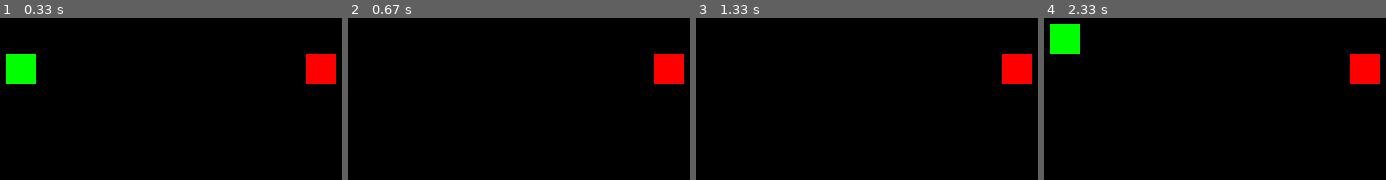
Above: before the commit, frames 1-4 (left to right).
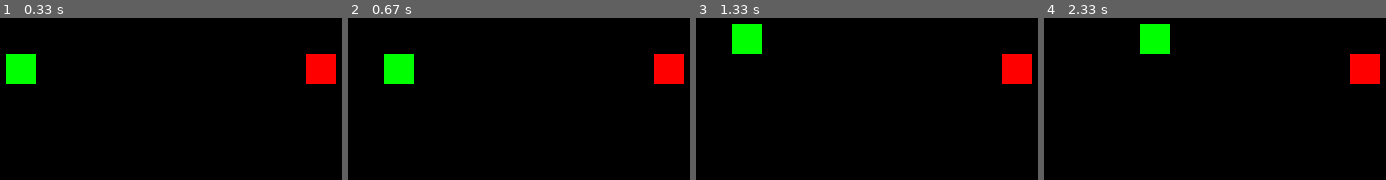
Above: after the commit, the same moments.

Repository: Theendcodeur/Snake-Python-pygame-
Game: pygame game, started from main.py
Same seed, same stepped clock (60 frames per second), same inputs: the game is played once before the commit and once after it.
Inputs:
- Up to frame 1 (0.33 s): no input
- Up to frame 2 (0.67 s): hold Right from 0.33 s (still down)
- Up to frame 3 (1.33 s): release Right at 0.8 s; hold Up 0.83-1.13 s; hold Right from 1.17 s (still down)
- Up to frame 4 (2.33 s): release Right at 1.63 s; hold Left 1.67-2.2 s; hold Down from 2.23 s (still down)

Frame 1 is identical in both runs. In frame 2, 1.6% of the frame differs, in the area x 10-20%, y 22-41%; in frame 3, 1.6%; in frame 4, 3.2%, in the area x 1-37%, y 3-23%.

Commit message:
Update main.py

Diff:
--- a/main.py
+++ b/main.py
@@ -2,7 +2,7 @@
 import random as rand
 
 from game import Game
-from time import *
+import time as t
 pygame.init()
 pygame.display.set_caption('Snake')
 
@@ -10,7 +10,7 @@
 game = Game()
 play =0
 running = True
-timing_var = 0
+time = round(t.time(), 3)
 
 def updateTitle(score):
     pygame.display.set_caption(f"Snake (Score: {score})".format(score))
@@ -46,16 +46,13 @@
                 game.on_down_arrow()
                 play = 1
 
-    if play == 1:
-        if timing_var == 50:
-            game.run()
-            timing_var = 0
-        else:
-            timing_var +=1
+    if t.time() - time >= 0.5 and play == 1:
+        game.run()
+        time = round(t.time(), 3)
 
     updateTitle(game.score);
     if game.play == True:
         pygame.display.flip()
-    else:
+    elif game.play == False:
         running = False
 pygame.quit()
